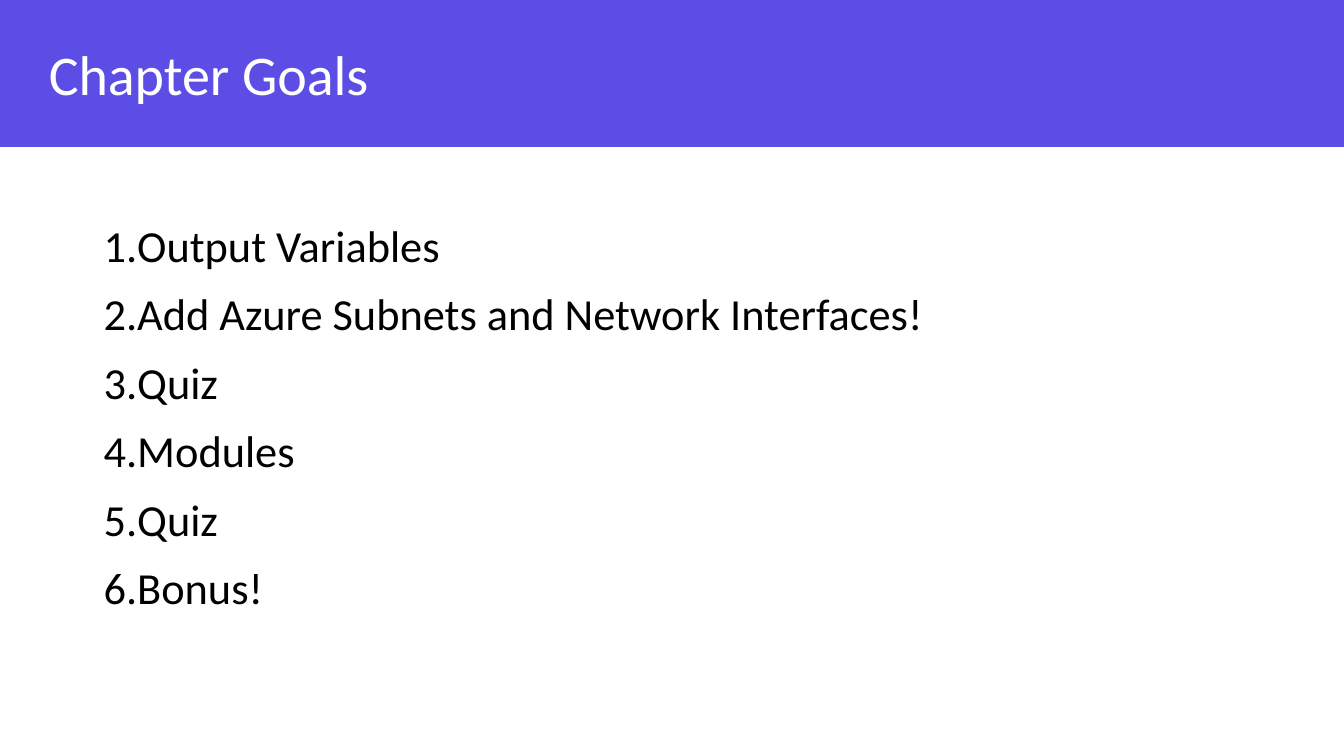
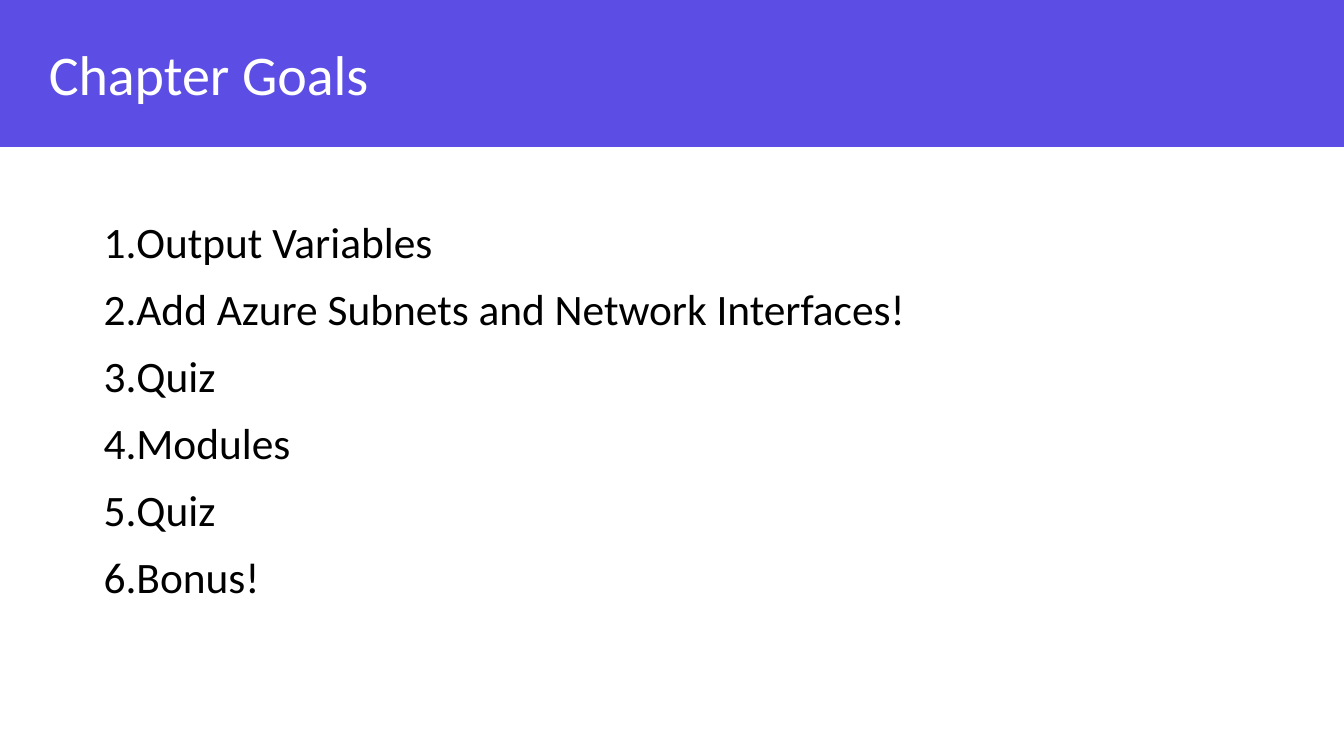
Before and after one commit to grove-mountain/azure-workshop-training, a slide deck: slide 2 of Slides/Azure and Terraform Workshop - Chapter 3.pptx. Drawn at 1344x756 pixels with LibreOffice and Linux fonts; fonts in the diff are those of the drawing; background and template pictures are left out. Boxes give left, top, right and bottom in pixels: in the first picture for what was removed or moved away, otherwise in the second. Text is boxed around its words. In the diff, an @@ line names an element or a change of style, - is before the commit and + after.

Commit message:
Added modules, Excercise using examples from registry

```diff
--- a/Slides/Azure and Terraform Workshop - Chapter 3.pptx
+++ b/Slides/Azure and Terraform Workshop - Chapter 3.pptx
@@ text "Output Variables" at bbox=[104, 228, 905, 594]: size 31.6 to 31 pt; line spacing 1 to 0.99 @@
```
Also in this commit, not shown: 5 other slides changed, 10 slides added.
